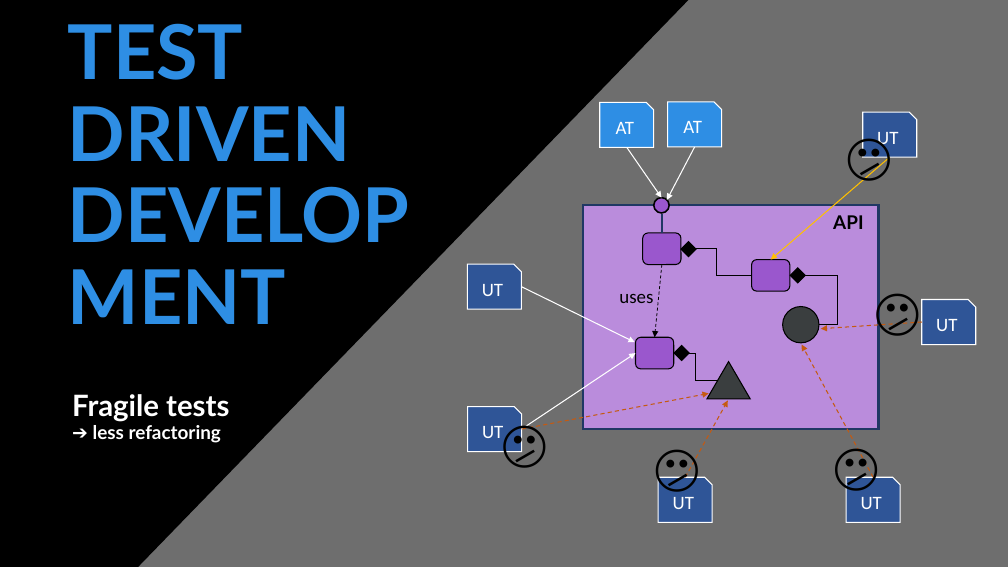
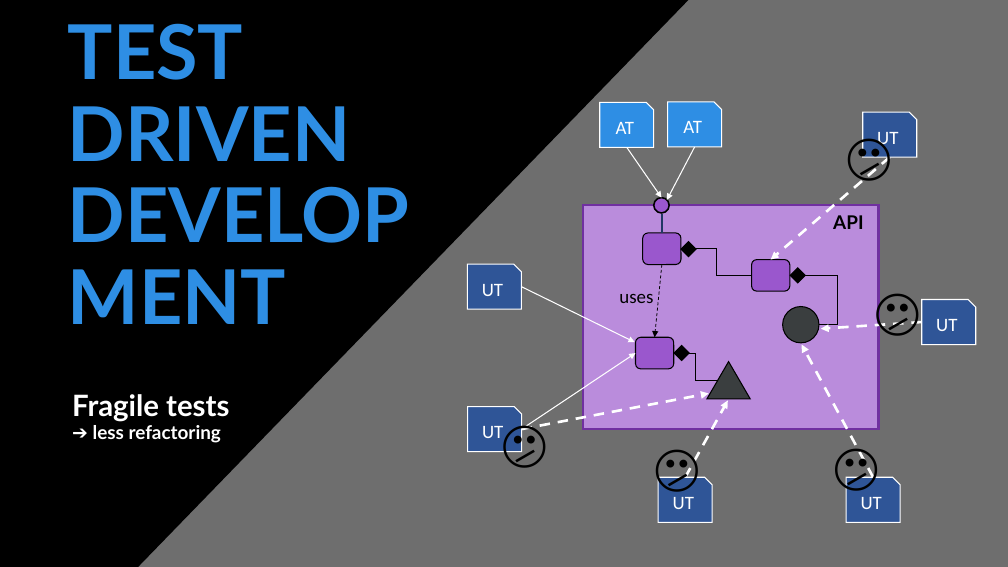
Before and after one commit to tpierrain/talk-outside-in-diamond-tdd, a slide deck: slide 11 of Outside-In-Diamond TDD.pptx. Drawn at 1008x567 pixels with LibreOffice and Linux fonts; fonts in the diff are those of the drawing; background and template pictures are left out. Boxes give left, top, right and bottom in pixels: in the first picture for what was removed or moved away, otherwise in the second. Text is boxed around its words. In the diff, an @@ line names an element or a change of style, - is before the commit and + after.

```diff
--- a/Outside-In-Diamond TDD.pptx
+++ b/Outside-In-Diamond TDD.pptx
@@ arrow (890, 157) - (771, 259): stroke #FFC000 1 pt to #FFFFFF 2.5 pt dashed @@
@@ rectangle at [583,206,879,430]: outline #203864 2.25 pt to #7030A0 2.25 pt @@
@@ arrow (922, 322) - (821, 329): stroke #C55A11 1 pt dashed to #FFFFFF 2.5 pt dashed @@
@@ arrow (873, 477) - (802, 345): stroke #C55A11 1 pt dashed to #FFFFFF 2.5 pt dashed @@
@@ arrow (522, 430) - (709, 393): stroke #C55A11 1 pt dashed to #FFFFFF 2.5 pt dashed @@
@@ arrow (685, 477) - (728, 401): stroke #C55A11 1 pt dashed to #FFFFFF 2.5 pt dashed @@
```
Also in this commit, not shown: 7 other slides changed.
